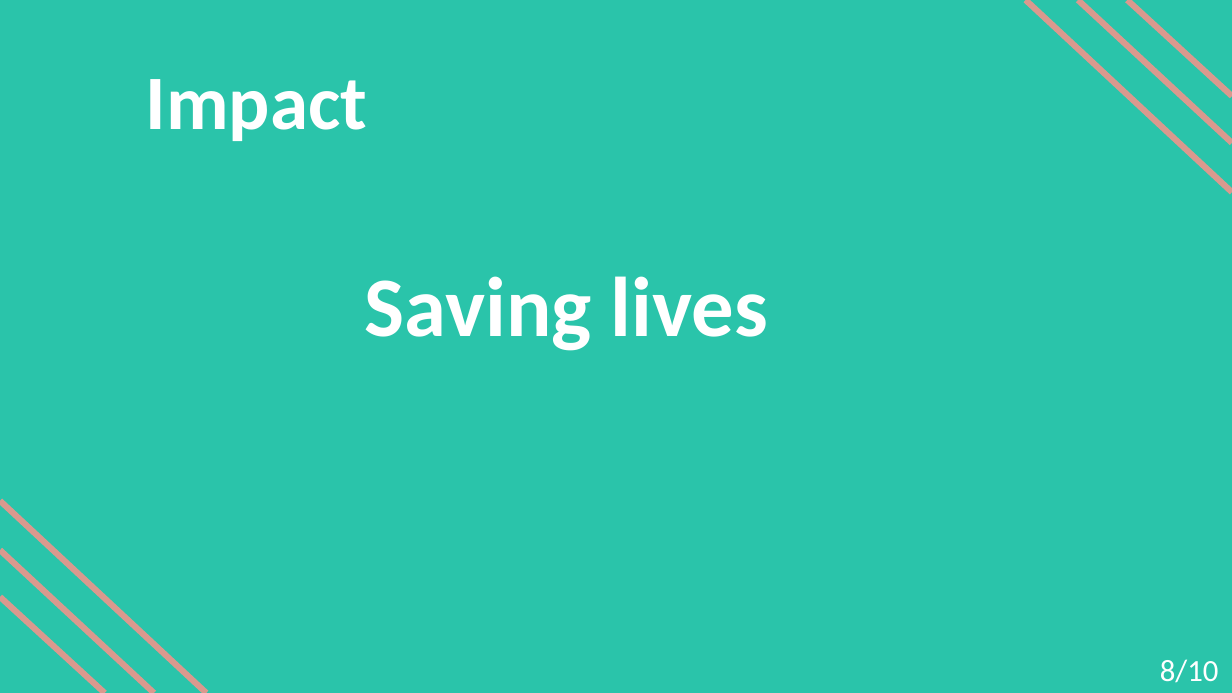
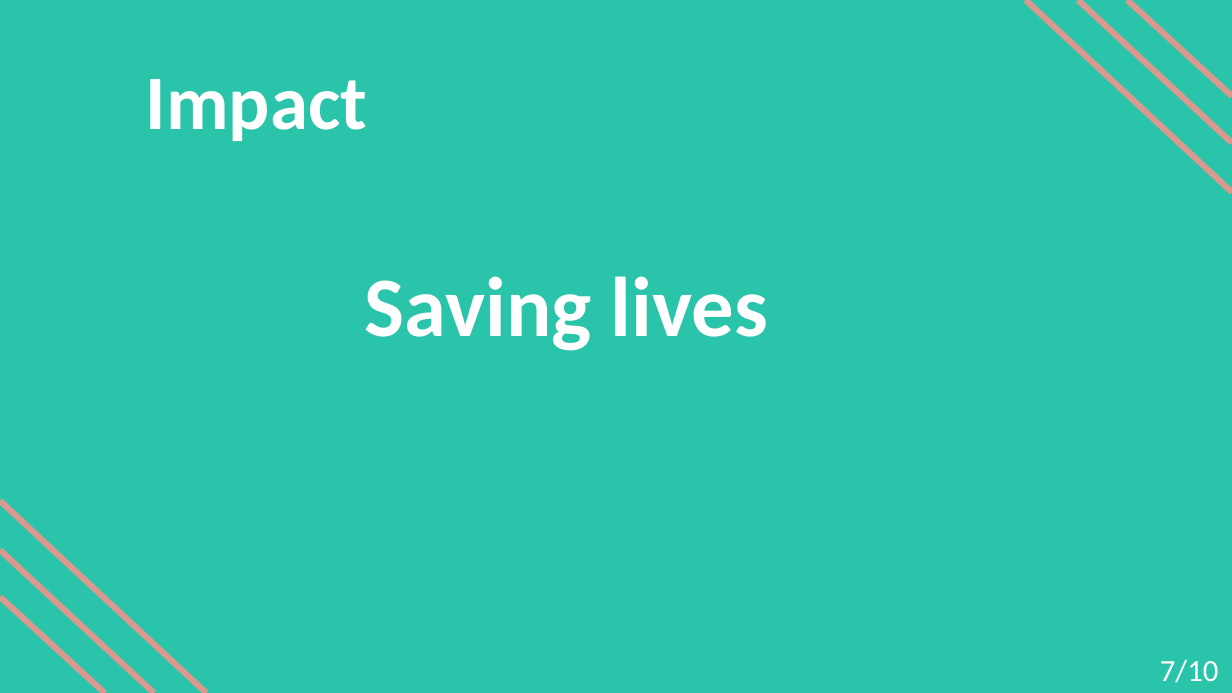
Before and after one commit to janamilutinovic/UPR, a slide deck: slide 7 of PropoasalHorizon2020_prezentacija.pptx (slide 8 before the commit). Drawn at 1232x693 pixels with LibreOffice and Linux fonts; fonts in the diff are those of the drawing. Boxes give left, top, right and bottom in pixels: in the first picture for what was removed or moved away, otherwise in the second. Text is boxed around its words. In the diff, an @@ line names an element or a change of style, - is before the commit and + after.

```diff
--- a/PropoasalHorizon2020_prezentacija.pptx
+++ b/PropoasalHorizon2020_prezentacija.pptx
@@ text at (1160, 659, 1219, 683): text changed @@
-8/10
+7/10
```
Also in this commit, not shown: 6 other slides changed, 1 slide added, 1 slide removed, 3 other files.
